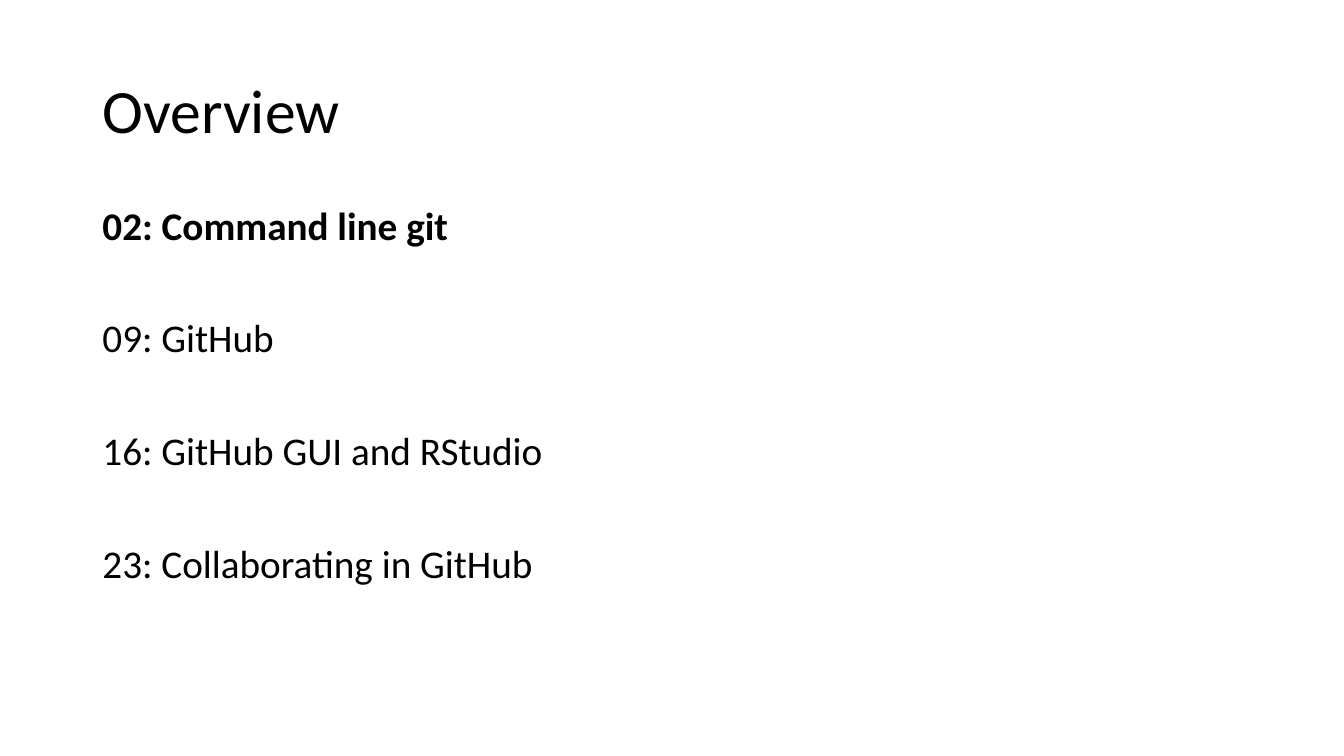
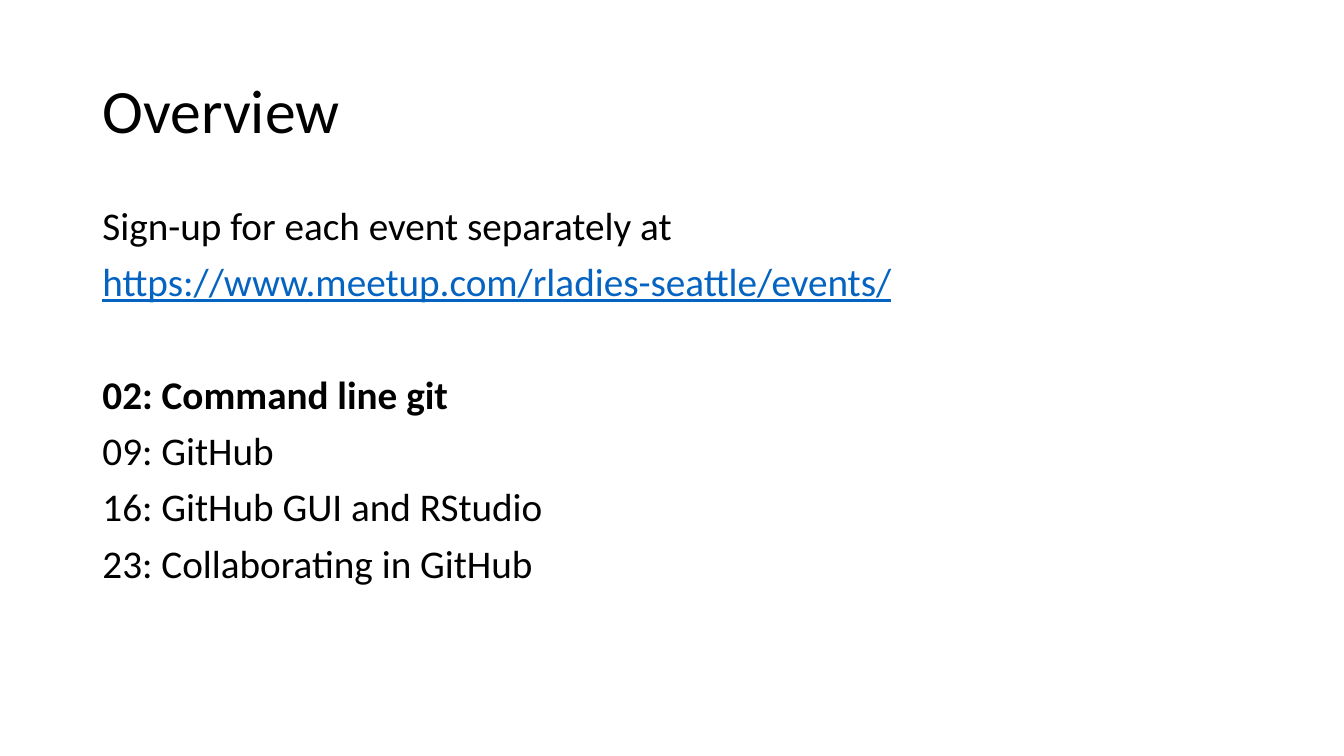
Before and after one commit to kdillmcfarland/2021-04-02-r-ladies-seattle-online, a slide deck: slide 2 of _episodes/R-ladies/2021-04_setup.pptx. Drawn at 1344x756 pixels with LibreOffice and Linux fonts; fonts in the diff are those of the drawing. Boxes give left, top, right and bottom in pixels: in the first picture for what was removed or moved away, otherwise in the second. Text is boxed around its words. In the diff, an @@ line names an element or a change of style, - is before the commit and + after.

```diff
--- a/_episodes/R-ladies/2021-04_setup.pptx
+++ b/_episodes/R-ladies/2021-04_setup.pptx
@@ text at [102,212,891,303]: paragraphs added @@
+Sign-up for each event separately at
+https://www.meetup.com/rladies-seattle/events/
```
Also in this commit, not shown: 3 other slides changed, 1 slide added.
